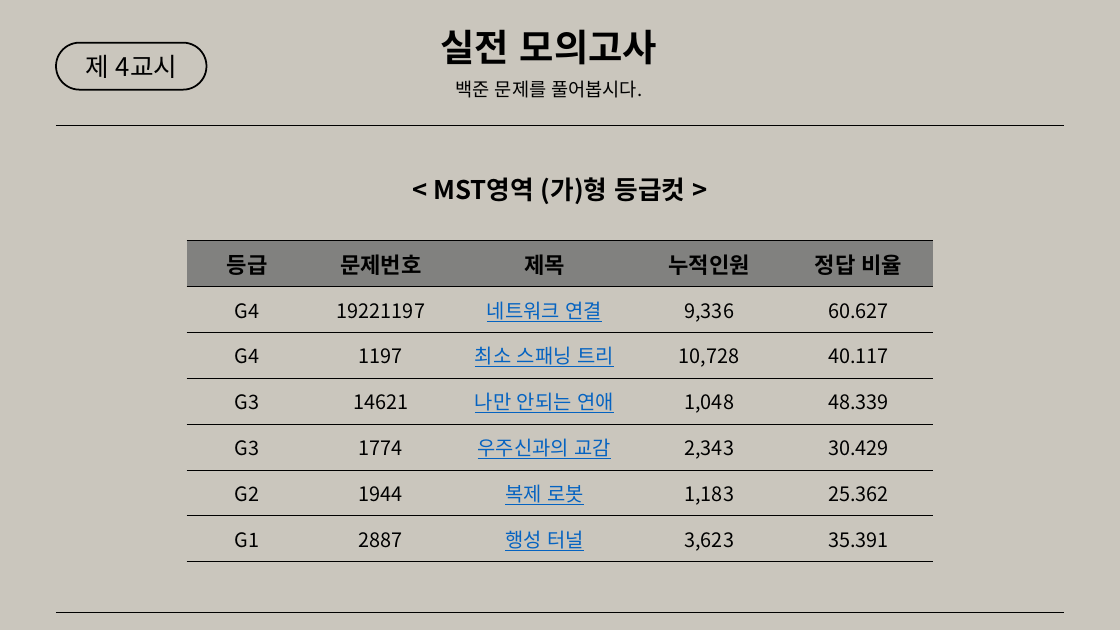
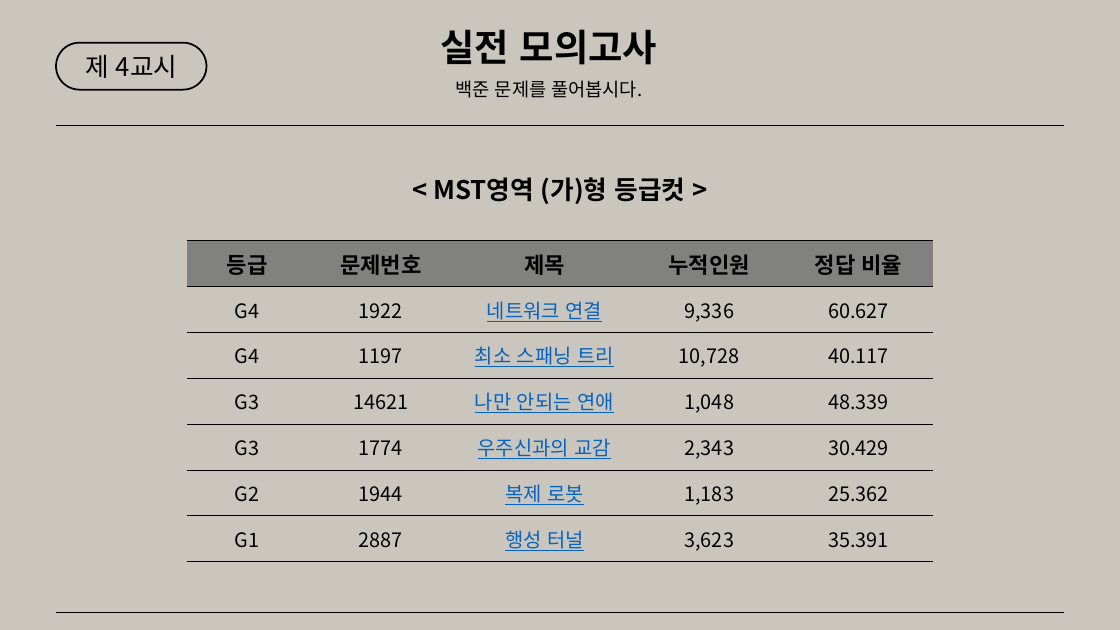
Before and after one commit to ALGORANGER/JavaAlgorithmStudy, a slide deck: slide 6 of _TEAM/10주차_MST(최소스패닝트리)/MST(크루스칼, 프림).pptx. Drawn at 1120x630 pixels with LibreOffice and Linux fonts; fonts in the diff are those of the drawing. Boxes give left, top, right and bottom in pixels: in the first picture for what was removed or moved away, otherwise in the second. Text is boxed around its words. In the diff, an @@ line names an element or a change of style, - is before the commit and + after.

```diff
--- a/_TEAM/10주차_MST(최소스패닝트리)/MST(크루스칼, 프림).pptx
+++ b/_TEAM/10주차_MST(최소스패닝트리)/MST(크루스칼, 프림).pptx
@@ table at (187,240,934,561) @@
-row 2, column 2: 19221197
+row 2, column 2: 1922
```
Also in this commit, not shown: 1 other file.
